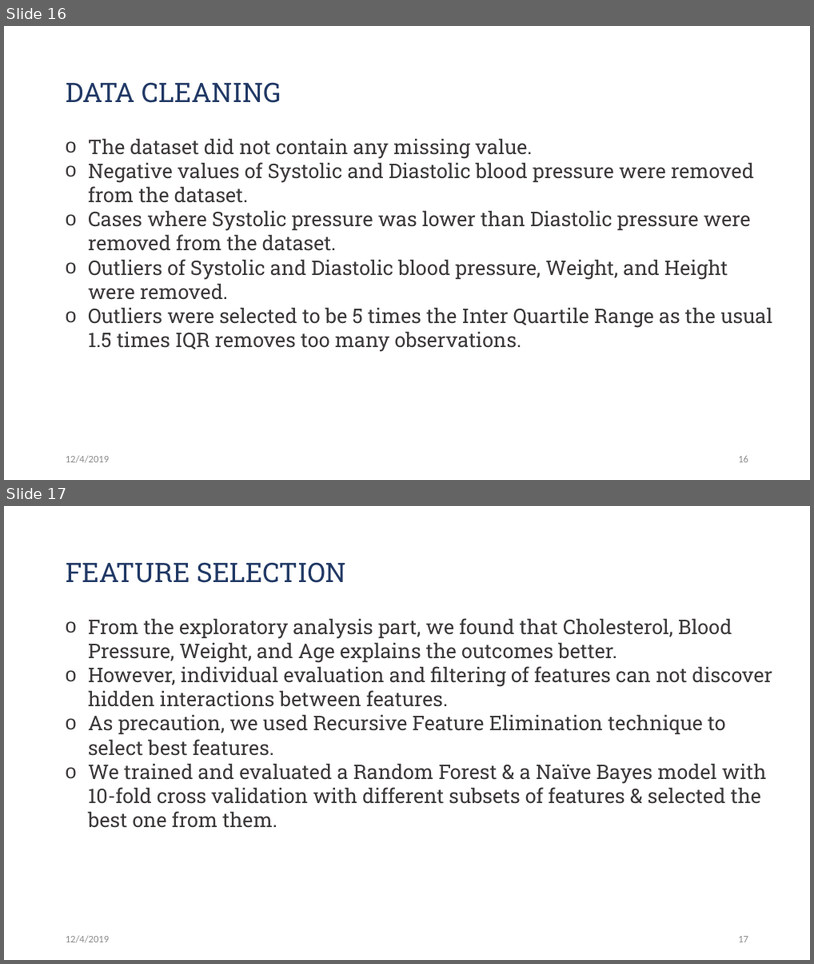
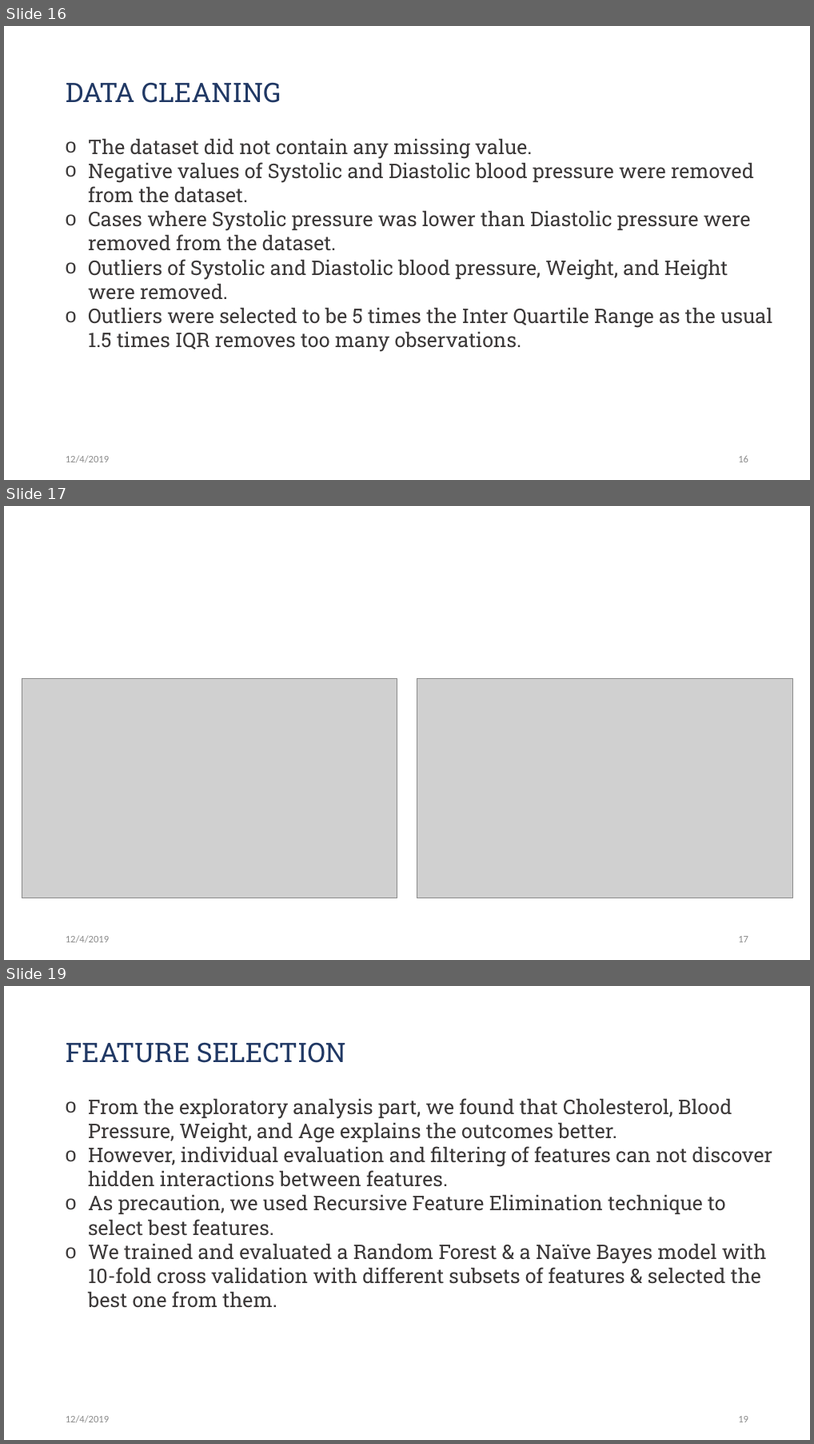
Before and after one commit to Jwen-pg/cds501-predicting-heart-disease, a slide deck: presentation.pptx. Shown one above the other, each under a label of ours: slides 16 and 17 before the commit, slides 16, 17 and 19 after it; the slides between them are not shown. The pictures are 814x964 and 814x1444 pixels, drawn with LibreOffice and Linux fonts; fonts in the diff are those of the drawing; grey boxes stand for pictures. Boxes give left, top, right and bottom in pixels: in the first picture for what was removed or moved away, otherwise in the second. Text is boxed around its words. In the diff, an @@ line names an element or a change of style, - is before the commit and + after.

```diff
--- a/presentation.pptx
+++ b/presentation.pptx
@@ slide 17 added at (4, 506, 810, 960), background #FFFFFF @@
@@ picture added at (22, 679, 398, 898) @@
@@ picture added at (417, 679, 793, 898) @@
@@ text added at (66, 935, 109, 942), 12 pt, text #8C8C8C @@
+12/4/2019
@@ page number added at (738, 936, 749, 942), 12 pt, text #8C8C8C @@
+17
@@ what was slide 17 is now slide 19 @@
@@ page number at (738, 1416, 749, 1422): text changed @@
-17
+19
```
Also in this commit, not shown: 1 other slide added, 1 other file.
